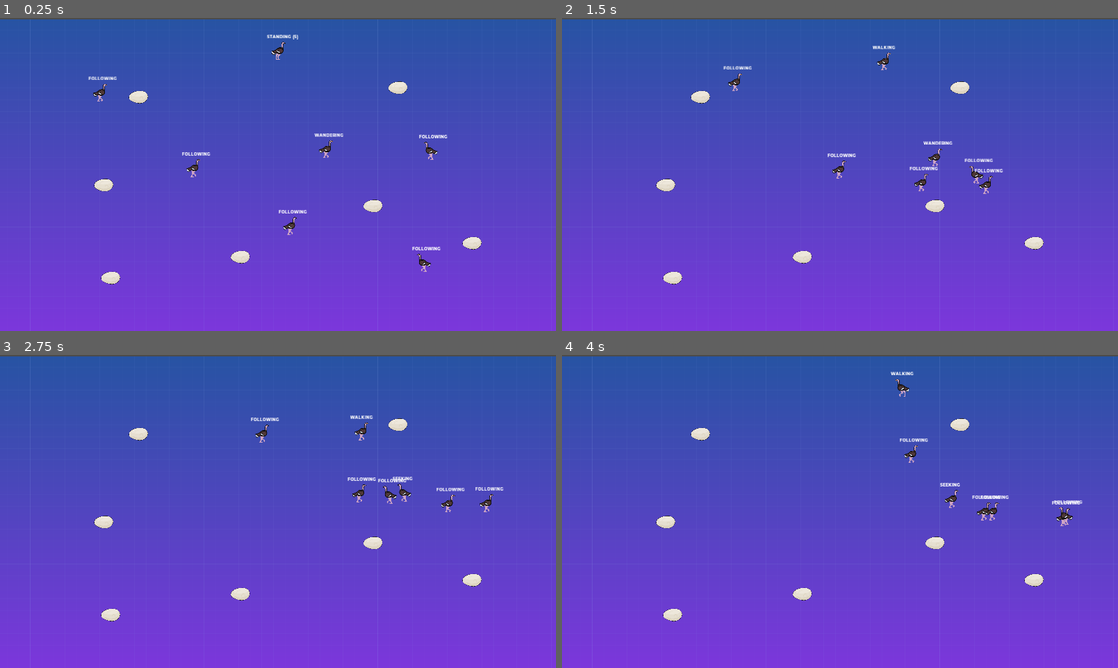
Above: before the commit, frames 1-4 (two rows, left to right).
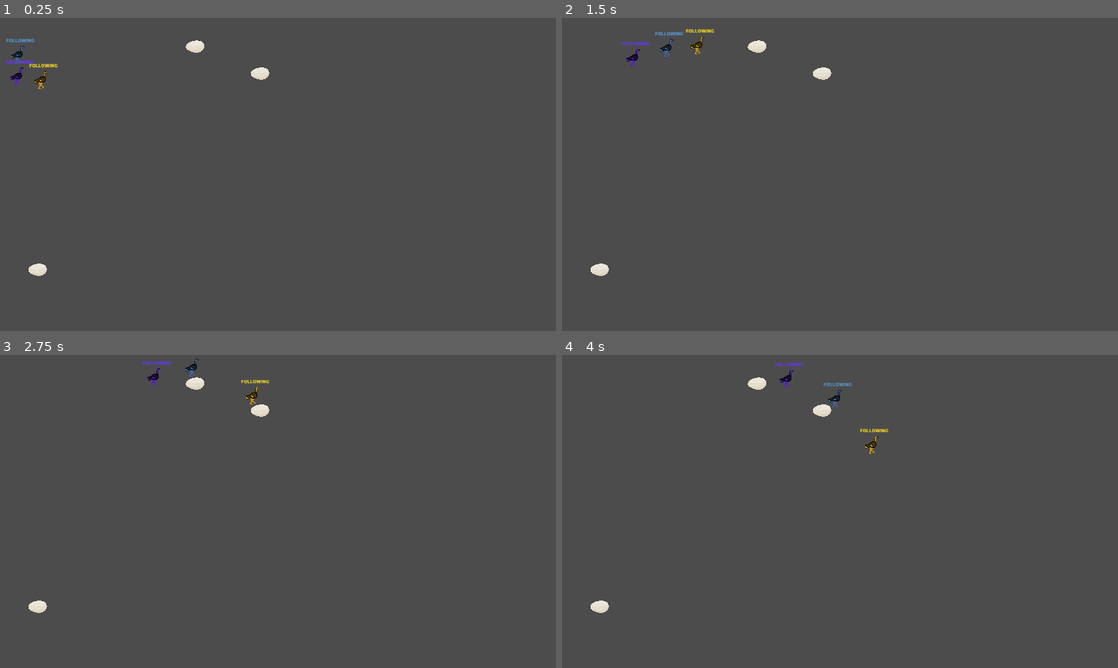
Above: after the commit, the same moments.

Repository: wholeNaNyards/game-ai
Game: Godot game, scene res://src/Main.tscn
Same seed, same stepped clock (60 frames per second), same inputs: the game is played once before the commit and once after it.
Inputs (mouse positions are in pixels of both pictures, inside the frame that each line leads up to):
- Up to frame 1 (0.25 s): no input
- Up to frame 2 (1.5 s): move the mouse to (962, 158) at 0.52 s; press the mouse at (962, 158) at 0.53 s; hold D (move_right) 0.53-1.28 s; move the mouse to (728, 190) at 1.27 s; release the mouse at (728, 190) at 1.28 s; hold S (move_down) from 1.28 s (still down); click (728, 190) at 1.35 s
- Up to frame 3 (2.75 s): move the mouse to (333, 442) at 2.02 s; release S (move_down) at 2.03 s; press the mouse at (333, 442) at 2.03 s; hold D (move_right) from 2.03 s (still down)
- Up to frame 4 (4 s): move the mouse to (812, 574) at 2.77 s; release D (move_right) at 2.78 s; release the mouse at (812, 574) at 2.78 s; hold W (move_up) 2.78-3.53 s; click (812, 574) at 2.85 s; move the mouse to (1006, 558) at 3.52 s; press the mouse at (1006, 558) at 3.53 s; hold A (move_left) from 3.53 s (still down)

The runs differ from the first frame. In frame 1, 99% of the frame differs, in the area x 0-100%, y 0-100%; in frame 2, 99%; in frame 3, 99%; in frame 4, 99%.

Commit message:
Implemented path following, built race track

Diff:
--- a/PreyStateGlobal.gd
+++ b/PreyStateGlobal.gd
@@ -29,6 +29,11 @@
 		currently_steering = true
 		prey.change_state("SEEKING")
 
+	if prey.path_points:
+		prey.steering_manager.path_follow(prey.path_points)
+		currently_steering = true
+		prey.change_state("FOLLOWING")
+
 	if prey.leader:
 		prey.steering_manager.offset_pursuit(prey.leader, prey.offset, "prey")
 		currently_steering = true
@@ -39,6 +44,6 @@
 		currently_steering = true
 		prey.change_state("FLEEING")
 
-	prey.steering_manager.wander(prey.wander_distance, prey.wander_radius, prey.wander_angle_change)
+#	prey.steering_manager.wander(prey.wander_distance, prey.wander_radius, prey.wander_angle_change)
 	if not currently_steering:
 		prey.change_state("WANDERING")
--- a/project.godot
+++ b/project.godot
@@ -148,6 +148,9 @@
 
 window/size/width=1920
 window/size/height=1080
+window/size/always_on_top=true
+window/size/test_width=888
+window/size/test_height=500
 window/stretch/mode="2d"
 window/stretch/aspect="expand"
 
@@ -200,6 +203,7 @@
 2d_physics/layer_3="prey"
 2d_physics/layer_4="predator"
 2d_physics/layer_5="objects"
+2d_physics/layer_6="walls"
 
 [physics]
 
--- a/src/Main.tscn
+++ b/src/Main.tscn
@@ -4,7 +4,6 @@
 [ext_resource path="res://src/Rock.tscn" type="PackedScene" id=2]
 [ext_resource path="res://assets/background.png" type="Texture" id=3]
 [ext_resource path="res://src/Main.gd" type="Script" id=4]
-[ext_resource path="res://src/player/Player.tscn" type="PackedScene" id=5]
 
 [sub_resource type="RectangleShape2D" id=1]
 extents = Vector2( 984, 12 )
@@ -12,70 +11,19 @@
 [sub_resource type="RectangleShape2D" id=2]
 extents = Vector2( 16, 560 )
 
+[sub_resource type="Curve2D" id=3]
+_data = {
+"points": PoolVector2Array( 0, 0, 0, 0, -330, -290, 0, 0, 0, 0, -180, -311, 0, 0, 0, 0, 65, -142, 0, 0, 0, 0, 288, -47, 0, 0, 0, 0, 526, 228, 0, 0, 0, 0, 1003, 210, 0, 0, 0, 0, 1003, 513, 0, 0, 0, 0, 805, 665, 0, 0, 0, 0, 652, 659, 0, 0, 0, 0, -63, 326, 0, 0, 0, 0, -339, 606, 0, 0, 0, 0, -566, 675, 0, 0, 0, 0, -710, 617, 0, 0, 0, 0, -747, 167, 0, 0, 0, 0, -601, -281, 0, 0, 0, 0, -330, -290 )
+}
+
 [node name="Main" type="Node2D"]
 position = Vector2( 0, 3 )
 script = ExtResource( 4 )
 
 [node name="Background" type="Sprite" parent="."]
+visible = false
 position = Vector2( 120, 173 )
 texture = ExtResource( 3 )
-
-[node name="Player" parent="." instance=ExtResource( 5 )]
-position = Vector2( 90, -227 )
-max_speed = 100
-speed = 200
-
-[node name="Prey" parent="." instance=ExtResource( 1 )]
-position = Vector2( 280, 77 )
-offset = 10.0
-
-[node name="Prey2" parent="." instance=ExtResource( 1 )]
-position = Vector2( 648, 85 )
-initial_leader = NodePath("../Prey")
-offset = 10.0
-
-[node name="Prey3" parent="." instance=ExtResource( 1 )]
-position = Vector2( 624, 483 )
-initial_leader = NodePath("../Prey")
-offset = 10.0
-
-[node name="Prey4" parent="." instance=ExtResource( 1 )]
-position = Vector2( 146, 357 )
-initial_leader = NodePath("../Prey")
-offset = 10.0
-
-[node name="Prey5" parent="." instance=ExtResource( 1 )]
-position = Vector2( -192, 149 )
-initial_leader = NodePath("../Prey")
-offset = 10.0
-
-[node name="Prey6" parent="." instance=ExtResource( 1 )]
-position = Vector2( -512, -115 )
-initial_leader = NodePath("../Prey")
-offset = 10.0
-
-[node name="Rocks" type="Node2D" parent="."]
-
-[node name="Rock" parent="Rocks" instance=ExtResource( 2 )]
-position = Vector2( 528, -83 )
-
-[node name="Rock2" parent="Rocks" instance=ExtResource( 2 )]
-position = Vector2( -368, -51 )
-
-[node name="Rock5" parent="Rocks" instance=ExtResource( 2 )]
-position = Vector2( -488, 253 )
-
-[node name="Rock6" parent="Rocks" instance=ExtResource( 2 )]
-position = Vector2( -464, 573 )
-
-[node name="Rock7" parent="Rocks" instance=ExtResource( 2 )]
-position = Vector2( 784, 453 )
-
-[node name="Rock3" parent="Rocks" instance=ExtResource( 2 )]
-position = Vector2( -16, 501 )
-
-[node name="Rock4" parent="Rocks" instance=ExtResource( 2 )]
-position = Vector2( 442, 325 )
 
 [node name="Walls" type="Node2D" parent="."]
 
@@ -119,3 +67,58 @@
 position = Vector2( -840, -371 )
 anchor_mode = 0
 current = true
+
+[node name="Racetrack" type="StaticBody2D" parent="."]
+position = Vector2( -425, -97 )
+collision_layer = 32
+collision_mask = 0
+
+[node name="CollisionPolygon2D" type="CollisionPolygon2D" parent="Racetrack"]
+build_mode = 1
+polygon = PoolVector2Array( -164, -105, 195, -158, 427, 26, 612, 103, 448, 358, 210, 179, 187, 507, 49, 608, -173, 680, -259, 262 )
+
+[node name="CollisionPolygon2D2" type="CollisionPolygon2D" parent="Racetrack"]
+position = Vector2( 630, 371 )
+build_mode = 1
+polygon = PoolVector2Array( -379, -701, 694, -699, 979, -687, 987, -198, 394, -111, 230, -380 )
+
+[node name="CollisionPolygon2D3" type="CollisionPolygon2D" parent="Racetrack"]
+position = Vector2( 778, 530 )
+build_mode = 1
+polygon = PoolVector2Array( -182, -431, 117, -132, 566, -157, 550, 26, 353, 151, 163, 65, -346, -198 )
+
+[node name="CollisionPolygon2D4" type="CollisionPolygon2D" parent="Racetrack"]
+position = Vector2( 468, 625 )
+build_mode = 1
+polygon = PoolVector2Array( -105, -122, -27, -96, 96, 9, 429, 108, 584, 255, -441, 247 )
+
+[node name="Path2D" type="Path2D" parent="."]
+curve = SubResource( 3 )
+
+[node name="Prey" parent="." instance=ExtResource( 1 )]
+modulate = Color( 0.407843, 0.203922, 1, 1 )
+position = Vector2( -762, -167 )
+path_follow = NodePath("../Path2D")
+
+[node name="Prey3" parent="." instance=ExtResource( 1 )]
+modulate = Color( 1, 0.886275, 0.12549, 1 )
+position = Vector2( -747, -151 )
+max_speed = 400
+speed = 750
+path_follow = NodePath("../Path2D")
+
+[node name="Prey2" parent="." instance=ExtResource( 1 )]
+modulate = Color( 0.333333, 0.607843, 0.854902, 1 )
+position = Vector2( -796, -244 )
+max_speed = 300
+speed = 600
+path_follow = NodePath("../Path2D")
+
+[node name="Rock" parent="." instance=ExtResource( 2 )]
+position = Vector2( -716, 545 )
+
+[node name="Rock3" parent="." instance=ExtResource( 2 )]
+position = Vector2( -172, -225 )
+
+[node name="Rock4" parent="." instance=ExtResource( 2 )]
+position = Vector2( 52, -132 )
--- a/src/ai/AI.gd
+++ b/src/ai/AI.gd
@@ -13,9 +13,22 @@
 export var max_avoid_force : float = 500
 onready var raycasts : Node2D = $Raycasts
 
+# Wall Avoidance
+export var wall_avoidance = true
+export var wall_avoidance_length = 150.0
+onready var wall_avoidance_rays : Node2D = $WallAvoidanceRays
+
+func _ready() -> void:
+	for raycast in wall_avoidance_rays.get_children():
+		raycast = raycast as RayCast2D
+		raycast.cast_to.x = wall_avoidance_length
+
 func _physics_process(delta: float) -> void:
 	if obstacle_avoidance:
 		steering_manager.obstacle_avoidance(raycasts, max_avoid_force)
 
+	if wall_avoidance:
+		steering_manager.wall_avoidance(wall_avoidance_rays)
+
 	var new_velocity = steering_manager.calculate(delta)
 	velocity = move_and_slide(new_velocity)
--- a/src/ai/Predator.tscn
+++ b/src/ai/Predator.tscn
@@ -78,5 +78,7 @@
 cast_to = Vector2( 320, 0 )
 collision_mask = 21
 
+[node name="WallAvoidanceRays" type="Node2D" parent="." index="7"]
+
 [connection signal="body_entered" from="PreyDetector" to="." method="_on_PreyDetector_body_entered"]
 [connection signal="body_exited" from="PreyDetector" to="." method="_on_PreyDetector_body_exited"]
--- a/src/ai/Prey.gd
+++ b/src/ai/Prey.gd
@@ -13,9 +13,17 @@
 var leader: MovingEntity
 export var offset : float = 10
 
+# Path Following
+export var path_follow := NodePath()
+var path_points: PoolVector2Array
+
 func _ready() -> void:
 	if initial_leader:
 		leader = get_node(initial_leader)
+
+	if path_follow:
+		path_points = get_node(path_follow).curve.get_baked_points()
+
 	state_machine.set_global_state(PreyStateGlobal.new())
 	change_state("WANDERING")
 	add_to_group("prey")
--- a/src/ai/Prey.tscn
+++ b/src/ai/Prey.tscn
@@ -15,10 +15,11 @@
 [node name="Prey" instance=ExtResource( 1 )]
 position = Vector2( 1, 0 )
 collision_layer = 4
-collision_mask = 57
+collision_mask = 61
 script = ExtResource( 2 )
 initial_leader = NodePath("")
 offset = 10.0
+path_follow = NodePath("")
 
 [node name="CollisionShape2D" type="CollisionShape2D" parent="." index="0"]
 shape = SubResource( 2 )
@@ -81,5 +82,24 @@
 cast_to = Vector2( 231, 0 )
 collision_mask = 25
 
+[node name="WallAvoidanceRays" type="Node2D" parent="." index="7"]
+
+[node name="RayCast2D" type="RayCast2D" parent="WallAvoidanceRays" index="0"]
+enabled = true
+cast_to = Vector2( 100, 0 )
+collision_mask = 32
+
+[node name="RayCast2D2" type="RayCast2D" parent="WallAvoidanceRays" index="1"]
+position = Vector2( 0, -32 )
+enabled = true
+cast_to = Vector2( 100, 0 )
+collision_mask = 32
+
+[node name="RayCast2D3" type="RayCast2D" parent="WallAvoidanceRays" index="2"]
+position = Vector2( 0, 32 )
+enabled = true
+cast_to = Vector2( 100, 0 )
+collision_mask = 32
+
 [connection signal="body_entered" from="PredatorDetector" to="." method="_on_PredatorDetector_body_entered"]
 [connection signal="body_exited" from="PredatorDetector" to="." method="_on_PredatorDetector_body_exited"]
--- a/src/ai/SteeringManager.gd
+++ b/src/ai/SteeringManager.gd
@@ -6,6 +6,7 @@
 var wander_angle : float = 0.0
 var separation_radius: float = 150.0
 var max_separation = 500.0
+var path_follow_index = 0
 
 # DEBUG Options
 #export (bool) var enable_debug = true
@@ -59,16 +60,22 @@
 func evade(pursuer: MovingEntity) -> void:
 	_do_evade(pursuer)
 
+func path_follow(path_points: PoolVector2Array) -> void:
+	_do_path_follow(path_points)
+
 func obstacle_avoidance(raycasts: Node2D, max_avoid_force: float) -> void:
 	_do_obstacle_avoidance(raycasts, max_avoid_force)
 
+func wall_avoidance(raycasts: Node2D) -> void:
+	_do_wall_avoidance(raycasts)
+
 func separation(group: String) -> void:
 	_do_separation(group)
 
 func offset_pursuit(leader: MovingEntity, offset: float, group: String) -> void:
 	_do_offset_pursuit(leader, offset, group)
 
-func _do_seek(target_position : Vector2, slowing_radius : float = 250.0):
+func _do_seek(target_position : Vector2, slowing_radius : float = 250.0) -> void:
 	var desired_direction = target_position - host.get_position()
 	var distance = desired_direction.length()
 	var desired_velocity: Vector2
@@ -81,13 +88,13 @@
 
 	apply_force(desired_velocity - host.get_velocity())
 
-func _do_flee(target_position : Vector2):
+func _do_flee(target_position : Vector2) -> void:
 	var desired_direction = host.get_position() - target_position
 	var desired_velocity = desired_direction.normalized() * host.get_speed()
 
 	apply_force(desired_velocity - host.get_velocity())
 
-func _do_wander(wander_distance : int, wander_radius: int, wander_angle_change : float):
+func _do_wander(wander_distance : int, wander_radius: int, wander_angle_change : float) -> void:
 	var host_velocity = host.get_velocity()
 		# Calculate the circle center
 	var wander_circle_center = Vector2(host_velocity.x, host_velocity.y)
@@ -105,7 +112,7 @@
 
 	apply_force(wander_circle_center + displacement)
 
-func _do_pursuit(evader: MovingEntity):
+func _do_pursuit(evader: MovingEntity) -> void:
 	var evader_position = evader.get_position()
 	var desired_position = evader_position - host.get_position()
 	var updates_ahead = desired_position.length() / evader.get_max_speed()
@@ -114,7 +121,7 @@
 
 	_do_seek(future_position)
 
-func _do_evade(pursuer: MovingEntity):
+func _do_evade(pursuer: MovingEntity) -> void:
 	var pursuer_position = pursuer.get_position()
 	var distance = pursuer_position - host.get_position()
 	var updates_ahead = distance.length() / pursuer.get_max_speed()
@@ -123,7 +130,15 @@
 
 	_do_flee(future_position)
 
-func _do_obstacle_avoidance(raycasts: Node2D, max_avoid_force: float):
+func _do_path_follow(path_points: PoolVector2Array) -> void:
+	var target_position = path_points[path_follow_index]
+	if host.get_position().distance_to(target_position) < 100:
+		path_follow_index = wrapi(path_follow_index + 1, 0, path_points.size())
+		target_position = path_points[path_follow_index]
+
+	_do_seek(target_position, 0.0)
+
+func _do_obstacle_avoidance(raycasts: Node2D, max_avoid_force: float) -> void:
 	var host_velocity = host.get_velocity()
 	raycasts.rotation = host_velocity.angle()
 
@@ -137,7 +152,38 @@
 			var avoid_direction = host.get_position() + host_velocity - obstacle.global_position
 			apply_force(avoid_direction.normalized() * max_avoid_force)
 
-func _do_offset_pursuit(leader: MovingEntity, offset: float, group: String):
+func _do_wall_avoidance(raycasts: Node2D) -> void:
+	var host_velocity = host.get_velocity()
+	raycasts.rotation = host_velocity.angle()
+
+	var closest_intersecting_ray: RayCast2D
+
+	for raycast in raycasts.get_children():
+		raycast = raycast as RayCast2D
+		raycast.force_raycast_update()
+
+		if raycast.is_colliding():
+			if closest_intersecting_ray == null:
+				closest_intersecting_ray = raycast
+			else:
+				# Check if this Ray is closer than the current closest ray
+				var host_position = host.get_position()
+				var new_ray_distance = host_position.distance_squared_to(raycast.get_collision_point())
+				var old_ray_distance = host_position.distance_squared_to(closest_intersecting_ray.get_collision_point())
+				if new_ray_distance < old_ray_distance:
+					closest_intersecting_ray = raycast
+
+	if closest_intersecting_ray != null:
+		# Calculate how far the Ray has gone through wall
+		var ray_position: Vector2 = closest_intersecting_ray.to_global(closest_intersecting_ray.cast_to)
+		var collision_point = closest_intersecting_ray.get_collision_point()
+
+		var overshoot: Vector2 = ray_position - collision_point
+
+		# Create a force of overshoot magnitude in the direction of wall normal
+		apply_force(closest_intersecting_ray.get_collision_normal() * overshoot.length())
+
+func _do_offset_pursuit(leader: MovingEntity, offset: float, group: String) -> void:
 	var leader_sight_radius = 50.0
 
 	var tv = leader.get_velocity().normalized() * offset
@@ -157,7 +203,7 @@
 	_do_seek(behind + leader.get_position())
 	_do_separation(group)
 
-func _do_separation(group : String):
+func _do_separation(group : String) -> void:
 	var force: Vector2 = Vector2()
 	var neighbor_count: float = 0.0
 
@@ -173,7 +219,7 @@
 		force.x /= neighbor_count
 		force.y /= neighbor_count
 		force *= -1
-		return force.normalized() * max_separation
+		force = force.normalized() * max_separation
 
 	apply_force(force)
 
